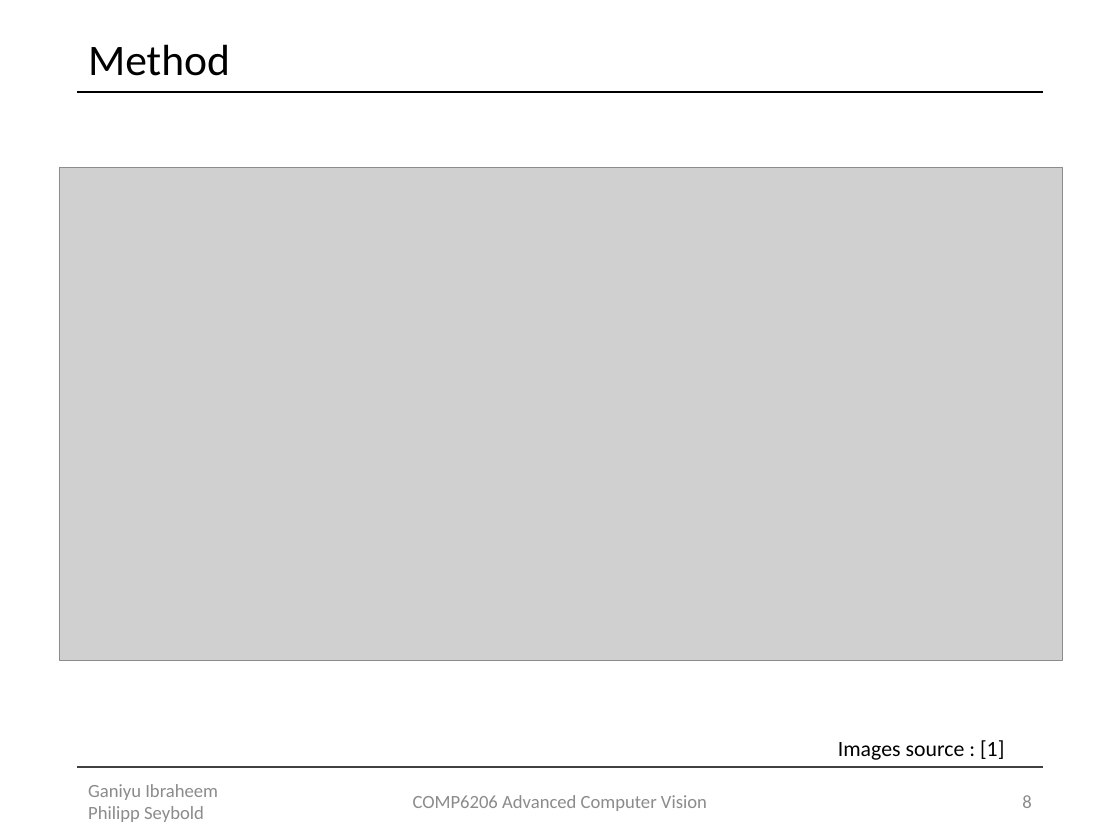
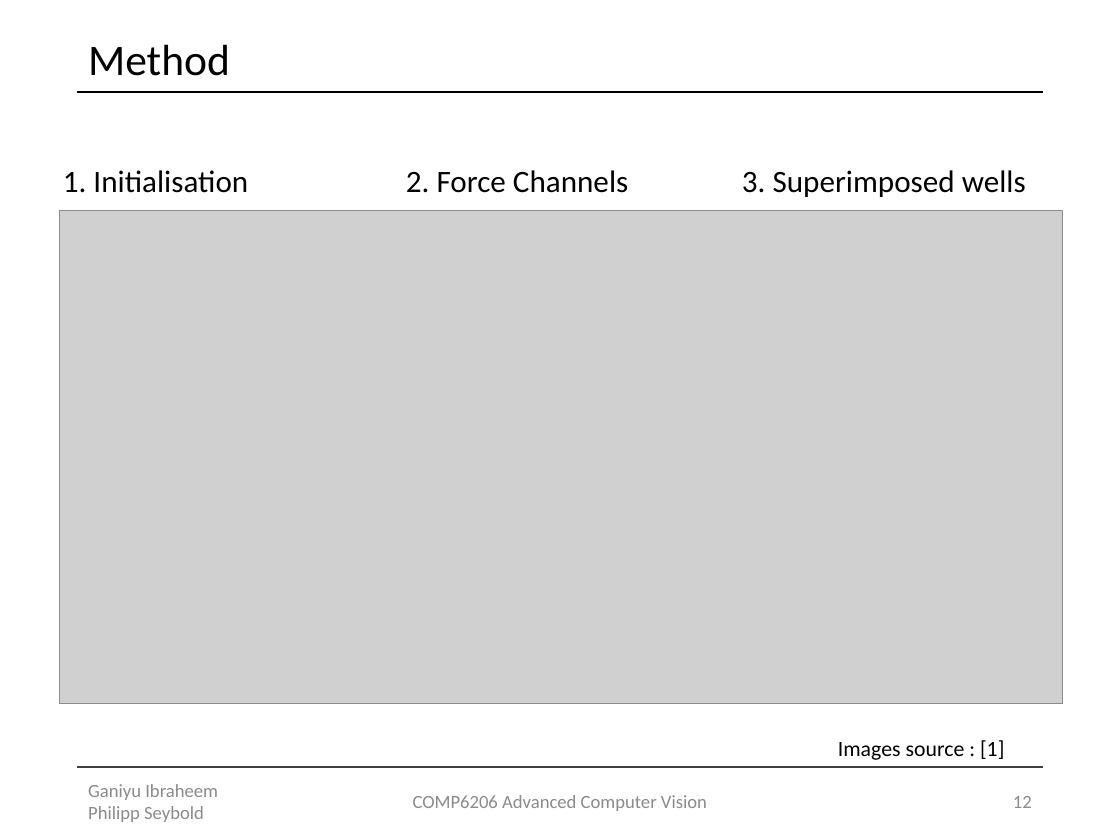
Before and after one commit to Lxrd-AJ/ForceFieldTransforms, a slide deck: slide 12 of Force Field Transformation.pptx (slide 8 before the commit). Drawn at 1120x840 pixels with LibreOffice and Linux fonts; fonts in the diff are those of the drawing; grey boxes stand for pictures. Boxes give left, top, right and bottom in pixels: in the first picture for what was removed or moved away, otherwise in the second. Text is boxed around its words. In the diff, an @@ line names an element or a change of style, - is before the commit and + after.

```diff
--- a/Force Field Transformation.pptx
+++ b/Force Field Transformation.pptx
@@ text added at [63,170,1026,197], 20 pt, text #000000 @@
+1. Initialisation 2. Force Channels 3. Superimposed wells
@@ picture: place and size @@
-picture at [59,167,1063,660]
+picture at [59,211,1063,703]
@@ page number at [1013,796,1032,808]: text changed @@
-8
+12
```
Also in this commit, not shown: 11 other slides changed, 6 slides added.
